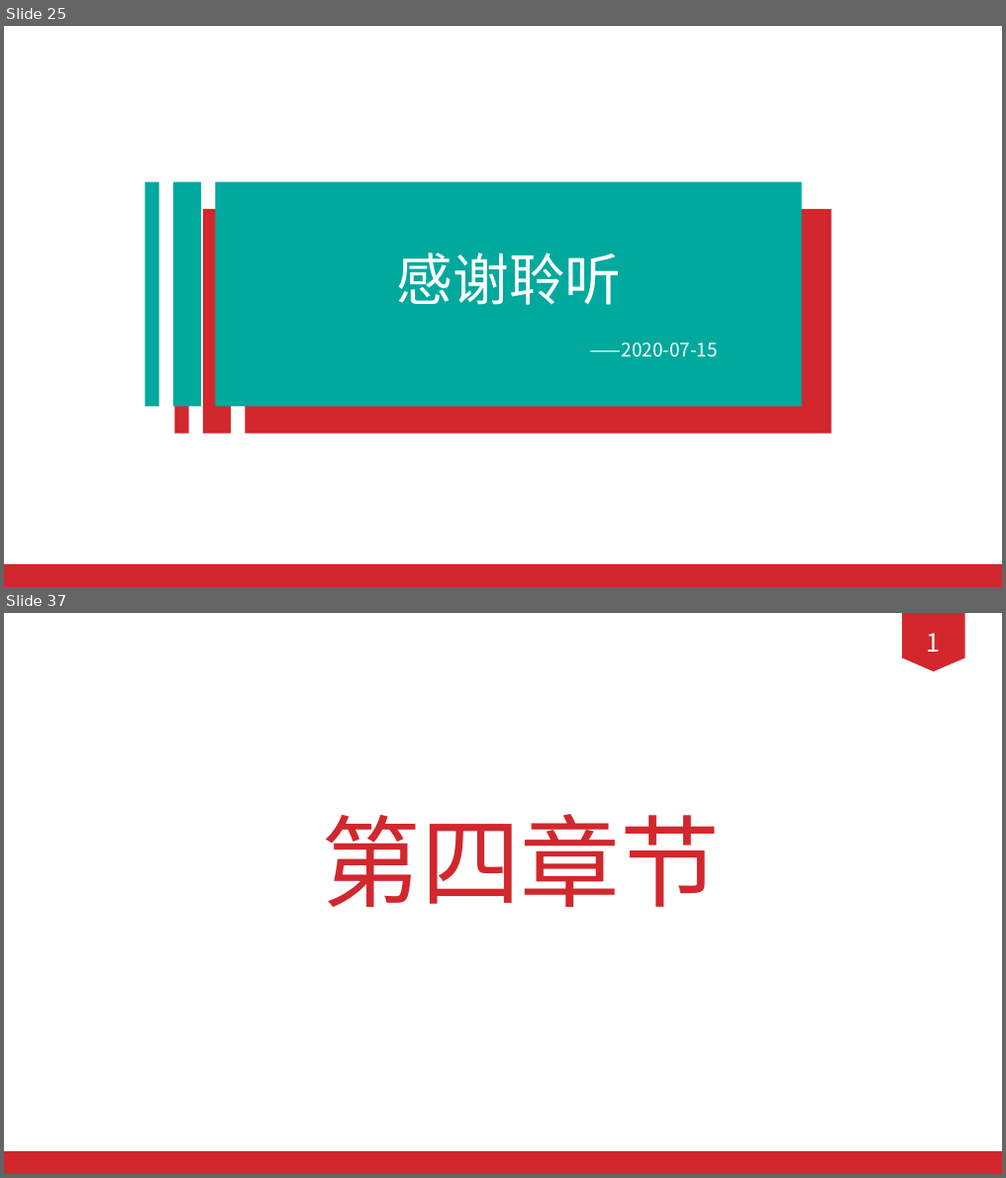
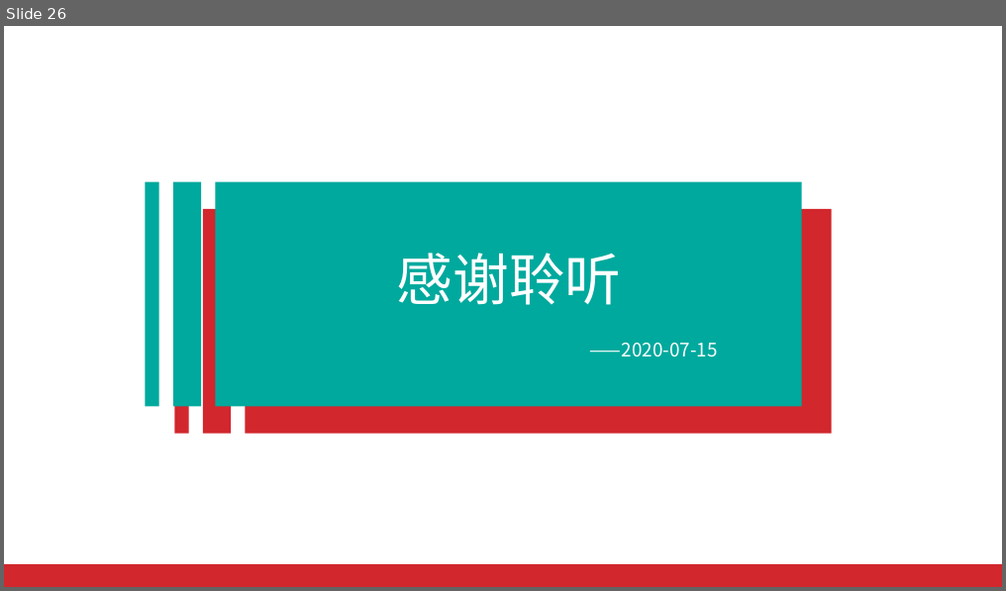
Before and after one commit to 1AKO1/2020shixun, a slide deck: doc/PPT/答辩ppt.pptx. Shown one above the other, each under a label of ours: slides 25 and 37 before the commit, slide 26 after it; the slides between them are not shown. The pictures are 1006x1178 and 1006x591 pixels, drawn with LibreOffice and Linux fonts; fonts in the diff are those of the drawing. Boxes give left, top, right and bottom in pixels: in the first picture for what was removed or moved away, otherwise in the second. Text is boxed around its words. In the diff, an @@ line names an element or a change of style, - is before the commit and + after.

```diff
--- a/doc/PPT/答辩ppt.pptx
+++ b/doc/PPT/答辩ppt.pptx
@@ slide 37 removed at <box>4,613,1002,1174</box>, background #FFFFFF @@
@@ freeform shape removed at <box>902,613,965,671</box> @@
-1
@@ text removed at <box>321,814,720,907</box> @@
-第四章节
@@ rectangle removed at <box>4,1152,1002,1174</box> @@
@@ what was slide 25 is now slide 26 @@
```
Also in this commit, not shown: 14 slides changed, 1 slide added, 15 other slides removed.
